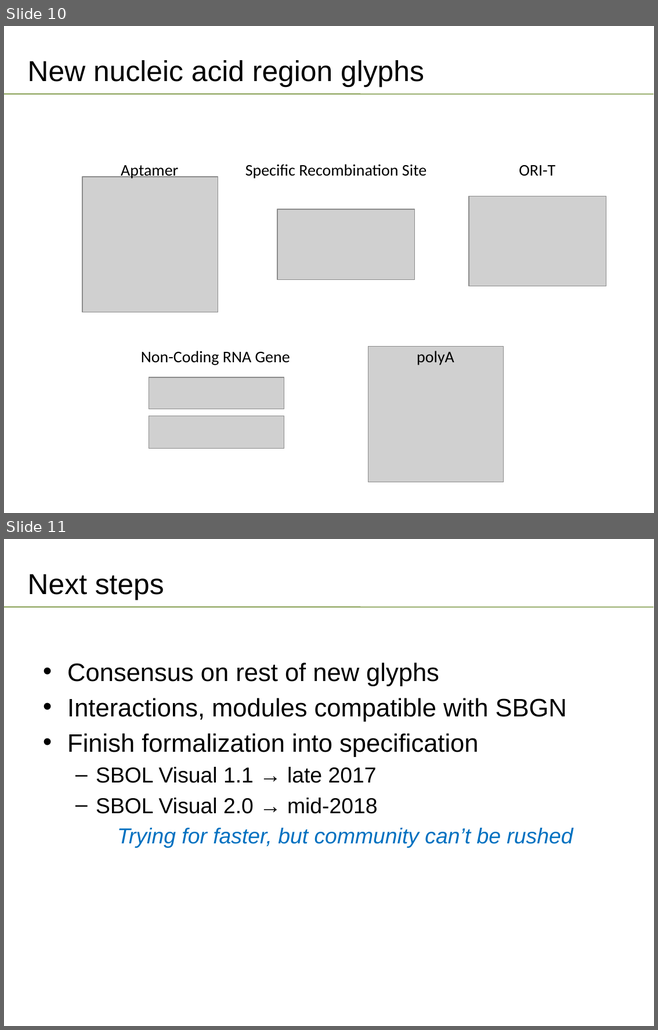
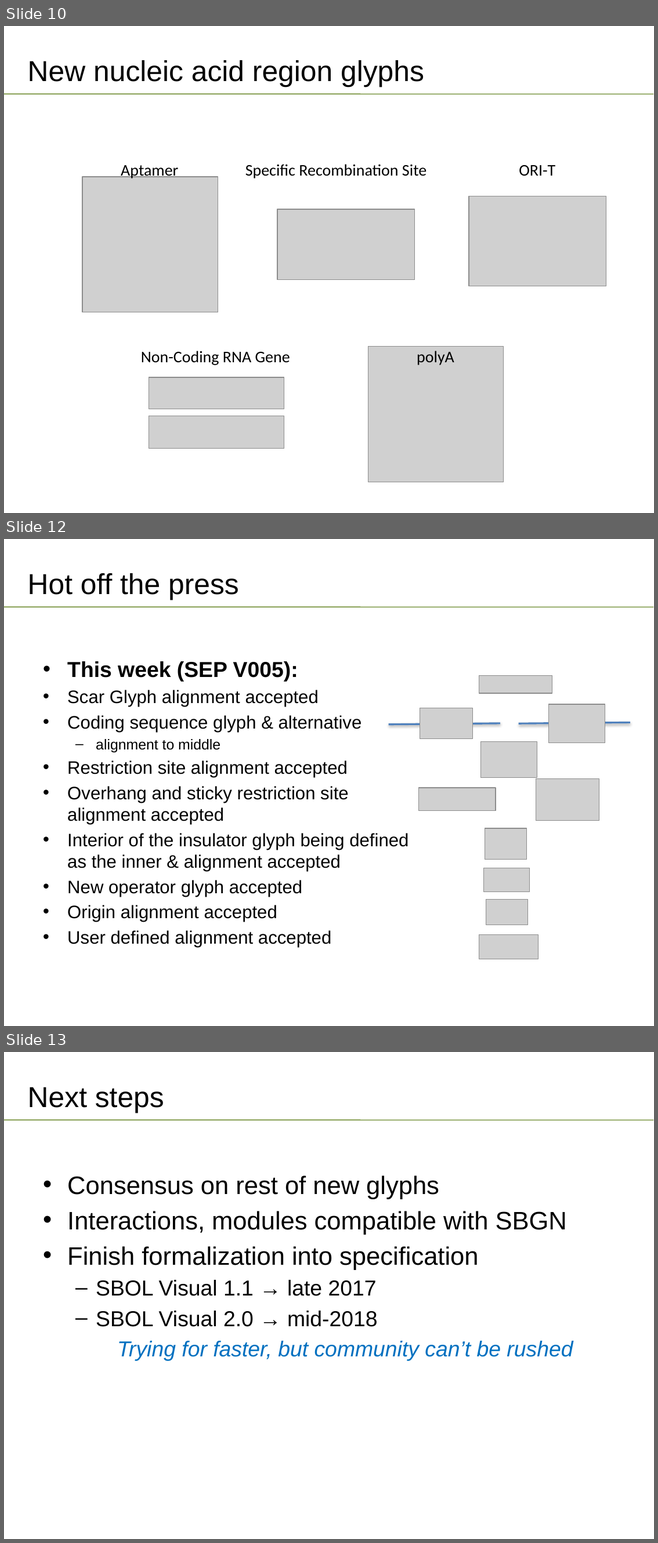
Before and after one commit to SynBioDex/Community-Media, a slide deck: 2017/COMBINE 2017/SBOLv-update-2017.pptx. Shown one above the other, each under a label of ours: slides 10 and 11 before the commit, slides 10, 12 and 13 after it; the slides between them are not shown. The pictures are 658x1030 and 658x1543 pixels, drawn with LibreOffice and Linux fonts; fonts in the diff are those of the drawing; grey boxes stand for pictures; background and template pictures are left out. Boxes give left, top, right and bottom in pixels: in the first picture for what was removed or moved away, otherwise in the second. Text is boxed around its words. In the diff, an @@ line names an element or a change of style, - is before the commit and + after.

```diff
--- a/2017/COMBINE 2017/SBOLv-update-2017.pptx
+++ b/2017/COMBINE 2017/SBOLv-update-2017.pptx
@@ slide 12 added at [4, 539, 654, 1026], background #FFFFFF; not listed: 1 template element that a slide beside it also shows @@
@@ title added at [28, 573, 239, 600], 32 pt, text #000000 @@
+Hot off the press
@@ text added at [67, 661, 408, 947], 20 pt, text #000000 @@
+• This week (SEP V005):
+• Scar Glyph alignment accepted
+• Coding sequence glyph & alternative
+  – alignment to middle
+• Restriction site alignment accepted
+• Overhang and sticky restriction site alignment accepted
+• Interior of the insulator glyph being defined as the inner & alignment accepted
+• New operator glyph accepted
+• Origin alignment accepted
+• User defined alignment accepted
@@ picture added at [479, 675, 552, 693] @@
@@ picture added at [420, 708, 473, 739] @@
@@ picture added at [549, 704, 605, 743] @@
@@ line added from (389, 725) to (500, 723), #4F81BD 2 pt @@
@@ line added from (518, 723) to (630, 723), #4F81BD 2 pt @@
@@ picture added at [481, 741, 536, 777] @@
@@ picture added at [535, 779, 599, 821] @@
@@ picture added at [419, 788, 495, 810] @@
@@ picture added at [485, 829, 526, 860] @@
@@ picture added at [484, 868, 529, 892] @@
@@ picture added at [485, 900, 528, 925] @@
@@ picture added at [479, 935, 538, 959] @@
@@ what was slide 11 is now slide 13 @@
```
Also in this commit, not shown: 1 slide changed, 1 other slide added.
